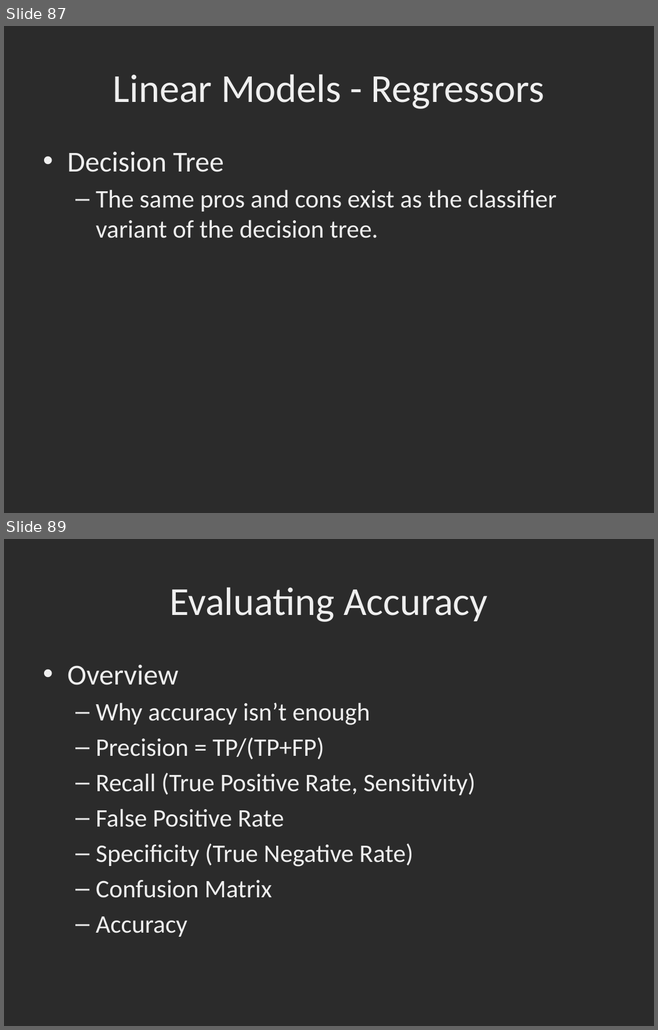
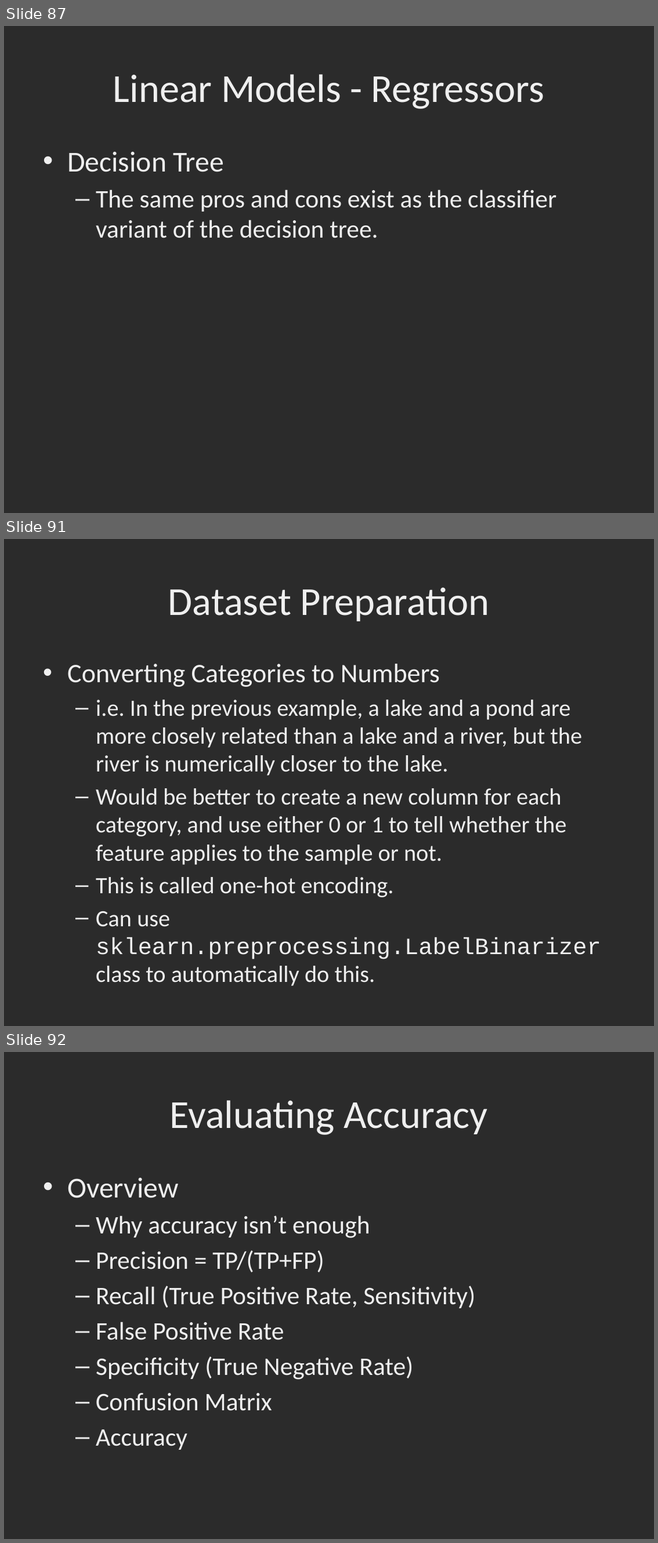
Before and after one commit to dbowmans46/PracticalProgramming, a slide deck: Session 7 - Python/Instructional Material/Session 7 - Python Brief Intro to Machine Learning with Scikit Learn.pptx. Shown one above the other, each under a label of ours: slides 87 and 89 before the commit, slides 87, 91 and 92 after it; the slides between them are not shown. The pictures are 658x1030 and 658x1543 pixels, drawn with LibreOffice and Linux fonts; fonts in the diff are those of the drawing; background and template pictures are left out; a plain dark background stands for a picture behind light text. Boxes give left, top, right and bottom in pixels: in the first picture for what was removed or moved away, otherwise in the second. Text is boxed around its words. In the diff, an @@ line names an element or a change of style, - is before the commit and + after.

```diff
--- a/Session 7 - Python/Instructional Material/Session 7 - Python Brief Intro to Machine Learning with Scikit Learn.pptx
+++ b/Session 7 - Python/Instructional Material/Session 7 - Python Brief Intro to Machine Learning with Scikit Learn.pptx
@@ slide 91 added at box(4, 539, 654, 1026), background picture (left out) @@
@@ title added at box(168, 587, 489, 621), 44 pt, text #EFEFEF @@
+Dataset Preparation
@@ text added at box(67, 664, 601, 986), 25.9 pt, text #EFEFEF @@
+• Converting Categories to Numbers
+  – i.e. In the previous example, a lake and a pond are more closely related than a lake and a river, but the river is numerically closer to the lake.
+  – Would be better to create a new column for each category, and use either 0 or 1 to tell whether the feature applies to the sample or not.
+  – This is called one-hot encoding.
+  – Can use sklearn.preprocessing.LabelBinarizer class to automatically do this.
@@ what was slide 89 is now slide 92 @@
```
Also in this commit, not shown: 7 slides changed, 4 other slides added.
